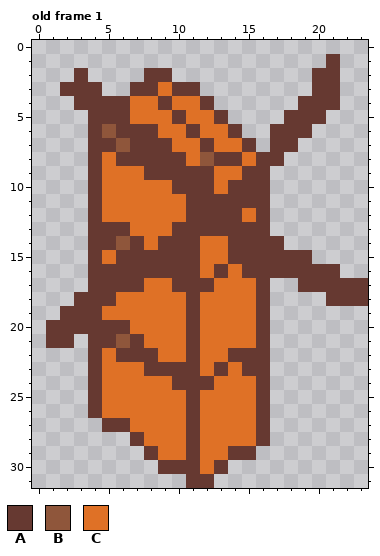
A pixel-art file gets an edit: assets/images/windmill.aseprite. That is the earlier state.
24x32 pixels, 1 frame. Shown: old frame 1. The commit also changed other frames, which this record leaves out.
Palette (. is transparent): A #663931  B #8f563b  C #df7126
Pixels before, old frame 1, first column x 1:
 1 ....................A..
 2 ..A....AA..........AA..
 3 .AAA..AACAA........AA..
 4 ..AAAACCACCA......AAA..
 5 ...AAACCCACCA....AAA...
 6 ...ABAAACCACCA..AAA....
 7 ...AABAAACCACCA.AA.....
 8 ...ACAAAAACBAACAA......
 9 ...ACCCAAAAACCAA.......
10 ...ACCCCCAAACAAA.......
11 ...ACCCCCCAAAAAA.......
12 ...ACCCCCCAAAACA.......
13 ...AAACCCAAAAAAA.......
14 ...AABACAAACCAAAA......
15 ...ACAAAAAACCAAAAAA....
16 ...AAAAAAAACACAAAAAAA..
17 ...AAAACCAAACCCA..AAAAA
18 ..AAACCCCCACCCCA....AAA
19 .AAACCCCCCACCCCA.......
20 AAAAAACCCCACCCCA.......
21 AA.AABACCCACCCCA.......
22 ...ACAAACCACCAAA.......
23 ...ACCCAAAACACAA.......
24 ...ACCCCCAAACCCA.......
25 ...ACCCCCCACCCCA.......
26 ...ACCCCCCACCCCA.......
27 ....AACCCCACCCCA.......
28 ......ACCCACCCCA.......
29 .......ACCACCAA........
30 ........AAACA..........
31 ..........AA...........
Once edited:
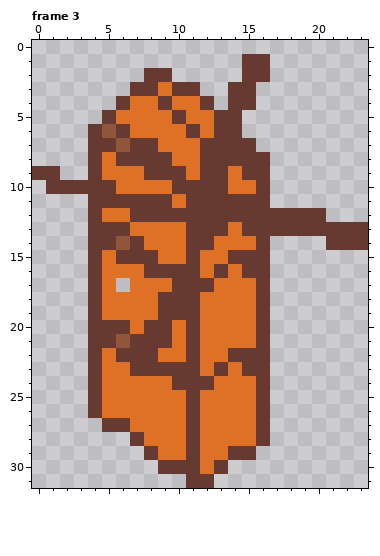
A new or re-ordered frame is compared with the old frame closest to it.
Change:
frames 1 -> 3
layer "Buildin" added
layer "Blades" added
layer "Layer 1" removed
Changed rows in their new state; - is an unchanged pixel.
Frame 3 is new; against old frame 1:
first column x 0:
 1 ---------------AA----.--
 2 ---.-----------AA---..--
 3 --...---------AA----..--
 4 ---...--------AA---...--
 5 ----.-C-------A---...---
 6 -------CC----A---...----
 7 ---------C---AA--..-----
 8 ----------C-A--A-.------
 9 AA---------C-A----------
10 -AAA-A-------ACC--------
11 -----AAAAA--------------
12 -------AAAA----A-AAAA---
13 ----------C---C--AAAAAAA
14 ---------CC-A-CC-.---AAA
15 ---------CC------...----
16 -----CCC---------.....--
17 -----C.C-----------.....
18 ---.-C---AA----------...
19 --..-----AA-------------
20 -...----AA--------------
21 -..-----AA--------------
23 -------A----------------
